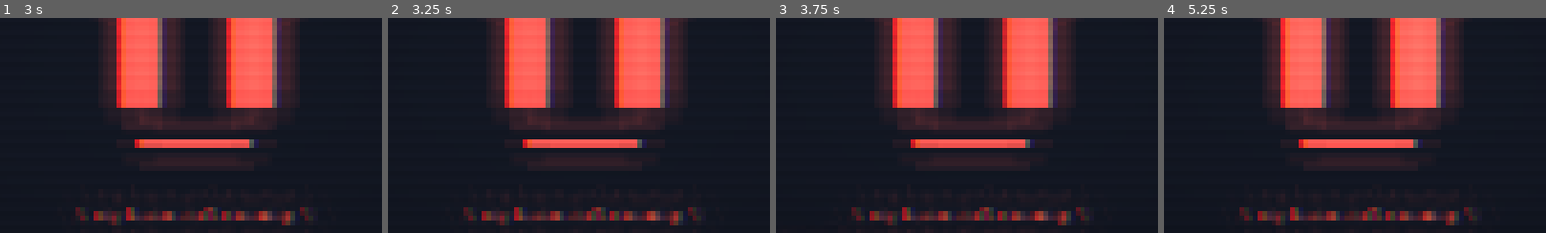
Above: before the commit, frames 1-4 (left to right).
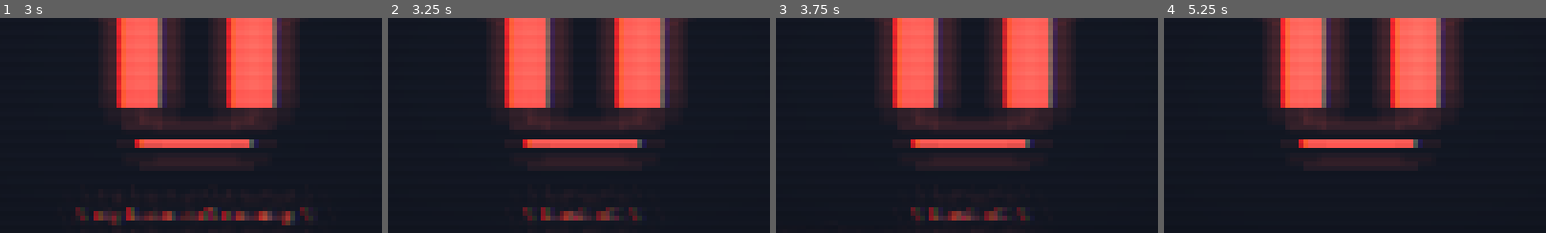
Above: after the commit, the same moments.

Repository: TLDispenser/make-remix-real
Game: Godot game, scene res://scenes/main.tscn
The game is run twice, just before and just after one commit, with the same random seed, the same clock (stepped at 60 frames per second) and the same inputs.
Inputs (mouse positions are % of the whole screen's width and height, from its top left):
- Up to frame 1 (3 s): tap Enter at 0.5, 2.85 s; drag from (50, 50) to (60, 28) at 0.52 s; click (50, 92) at 1.27 s; type "12" at 1.35 s; tap Space at 2 s; drag from (30, 55) to (45, 70) at 2.02 s; move the mouse to (60, 28) at 2.77 s; click (60, 28) at 2.92 s
- Up to frame 2 (3.25 s): tap B at 3.05 s
- Up to frame 3 (3.75 s): tap Enter at 3.5 s; drag from (45, 70) to (20, 35) at 3.52 s
- Up to frame 4 (5.25 s): tap Space at 4.25 s; move the mouse to (80, 65) at 4.27 s; tap B at 4.35 s; click (80, 65) at 4.42 s; drag from (20, 35) to (35, 25) at 5.02 s
The pictures show only the part of the screen within x 24-74%, y 37-87%; the shares and areas given below are measured in that part.

Frame 1 is identical in both runs. In frame 2, 2.6% of the frame differs, in the area x 19-81%, y 88-97%; in frame 3, 2.6%; in frame 4, 2.5%.

Commit message:
blush toggle shows a notice — outside bashful the key used to look dead

Diff:
--- a/remix/godot/scripts/main.gd
+++ b/remix/godot/scripts/main.gd
@@ -524,4 +524,6 @@
 		KEY_F10:
 			face.twitch()
 		KEY_B:
-			face.toggle_blush()
+			# The toggle only exists in bashful's eyes, so elsewhere the key
+			# would look dead — always say what happened.
+			hud.show_notice("// blush %s //" % ("on" if face.toggle_blush() else "off"), 2.0)
